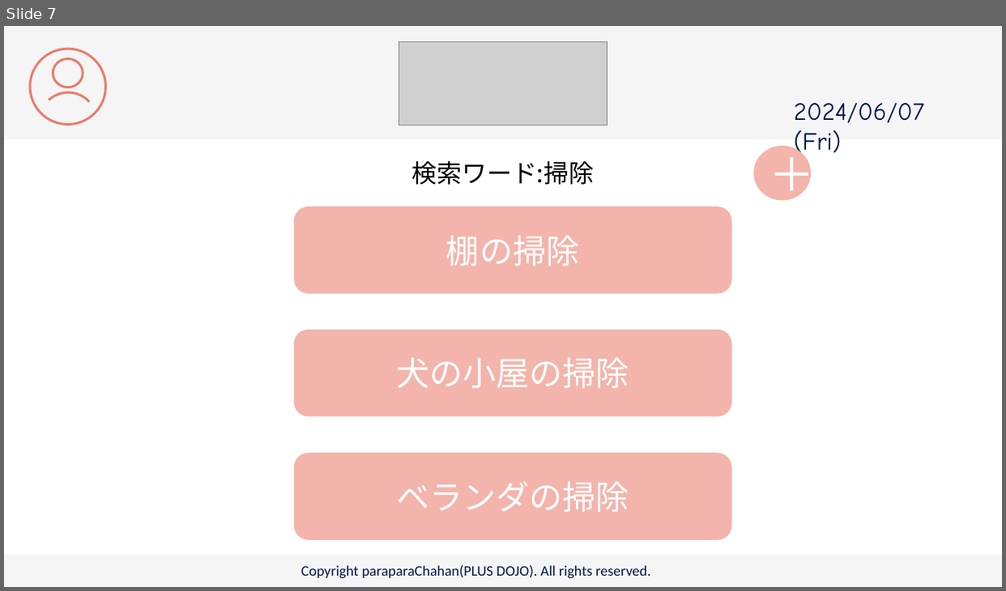
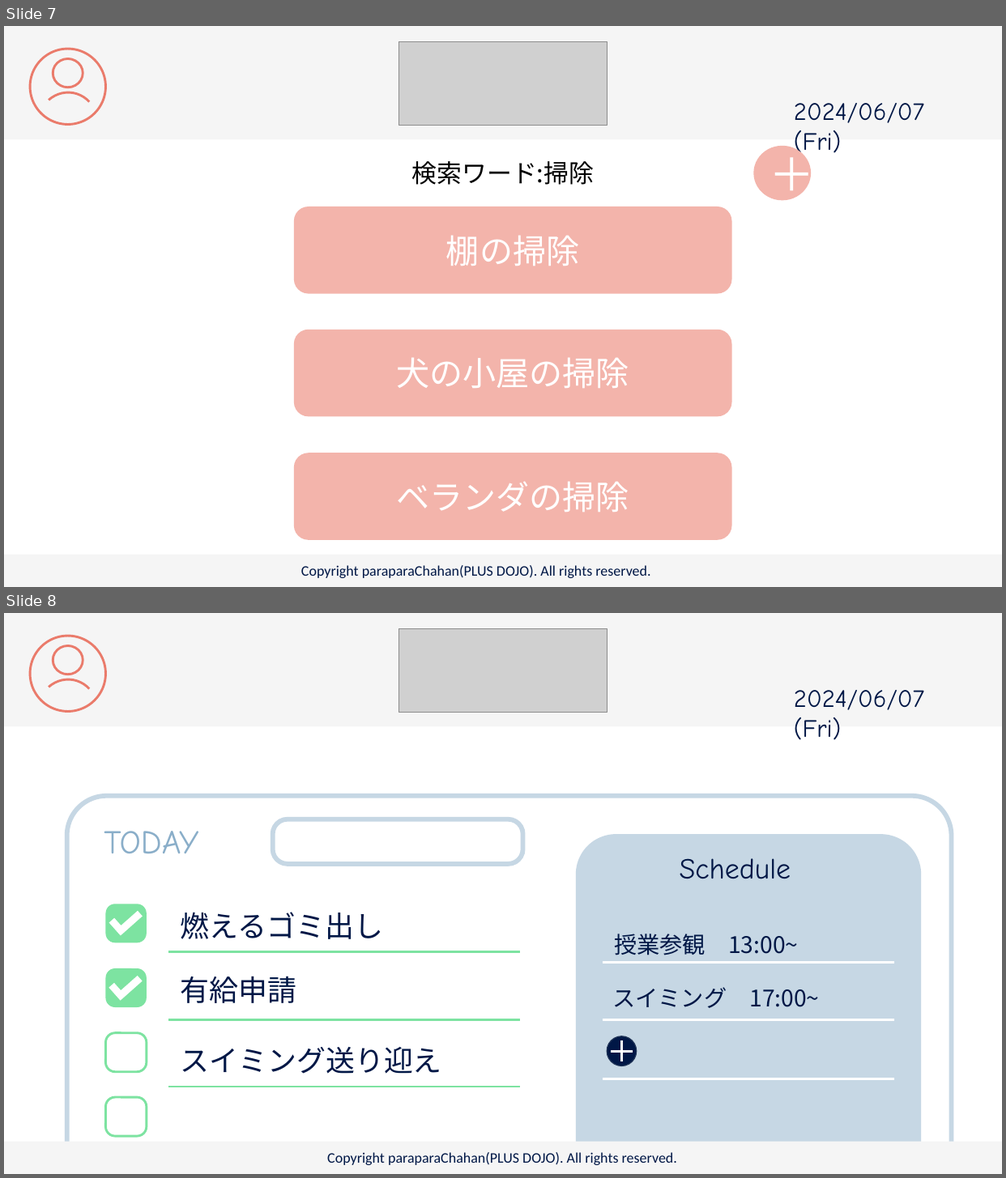
Before and after one commit to plusdojo2024/C2, a slide deck: doc/13_外部設計/famiLink 画面デザイン.pptx. Shown one above the other, each under a label of ours: slide 7 before the commit, slides 7 and 8 after it. The pictures are 1006x591 and 1006x1178 pixels, drawn with LibreOffice and Linux fonts; fonts in the diff are those of the drawing; grey boxes stand for pictures. Boxes give left, top, right and bottom in pixels: in the first picture for what was removed or moved away, otherwise in the second. Text is boxed around its words. In the diff, an @@ line names an element or a change of style, - is before the commit and + after.

```diff
--- a/doc/13_外部設計/famiLink 画面デザイン.pptx
+++ b/doc/13_外部設計/famiLink 画面デザイン.pptx
@@ slide 8 added at (4, 613, 1002, 1174), background #FFFFFF @@
@@ rectangle added at (4, 613, 1002, 726), fill #F5F5F5 @@
@@ ellipse added at (30, 636, 106, 711), outline #EA7B6B 2.25 pt @@
@@ picture added at (399, 629, 607, 713) @@
@@ ellipse added at (53, 646, 83, 675), outline #EA7B6B 2.25 pt @@
@@ arc (boxed as its full ellipse) added at (27, 667, 108, 748), outline #EA7B6B 2.25 pt @@
@@ text added at (794, 690, 924, 740), 24 pt, text #001746 @@
+2024/06/07 (Fri)
@@ round same rect added at (67, 796, 952, 1168), outline #C6D7E4 4.5 pt @@
@@ text added at (104, 831, 198, 854), 32 pt, text #8AAEC9 @@
+TODAY
@@ rounded rectangle added at (273, 820, 522, 865), outline #C6D7E4 4.5 pt @@
@@ round same rect added at (576, 835, 921, 1174), fill #C6D7E4 @@
@@ text added at (680, 858, 791, 879), 28 pt, text #001746 @@
+Schedule
@@ rounded rectangle added at (106, 905, 147, 943), fill #7DE3A1 @@
@@ corner added at (110, 905, 143, 935), fill #FFFFFF, outline #FFFFFF 1 pt @@
@@ text added at (181, 912, 383, 939), 28 pt, text #001746 @@
+燃えるゴミ出し
@@ line added from (168, 952) to (520, 952), #7DE3A1 2.25 pt @@
@@ text added at (614, 934, 798, 956), 22 pt, text #001746 @@
+授業参観 13:00~
@@ rounded rectangle added at (106, 969, 147, 1007), fill #7DE3A1 @@
@@ corner added at (110, 969, 143, 1000), fill #FFFFFF, outline #FFFFFF 1 pt @@
@@ text added at (181, 976, 297, 1003), 28 pt, text #001746 @@
+有給申請
@@ line added from (603, 963) to (894, 963), #FFFFFF 2.25 pt @@
@@ text added at (612, 987, 819, 1008), 22 pt, text #001746 @@
+スイミング 17:00~
@@ line added from (168, 1020) to (520, 1020), #7DE3A1 2.25 pt @@
@@ line added from (603, 1020) to (894, 1020), #FFFFFF 2.25 pt @@
@@ rounded rectangle added at (106, 1033, 147, 1072), outline #7DE3A1 2.25 pt @@
@@ text added at (181, 1047, 442, 1074), 28 pt, text #001746 @@
+スイミング送り迎え
@@ ellipse added at (607, 1037, 636, 1067), fill #001746, outline #1E3256 1 pt @@
@@ line added from (621, 1063) to (621, 1041), #FFFFFF 2.25 pt @@
@@ line added from (612, 1052) to (633, 1052), #FFFFFF 2.25 pt @@
@@ rounded rectangle added at (106, 1097, 147, 1136), outline #7DE3A1 2.25 pt @@
@@ line added from (168, 1087) to (520, 1087), #7DE3A1 2.25 pt @@
@@ line added from (603, 1080) to (894, 1080), #FFFFFF 2.25 pt @@
@@ rectangle added at (4, 1142, 1002, 1174), fill #F5F5F5 @@
@@ text added at (327, 1152, 677, 1165), 14 pt, text #001746 @@
+Copyright paraparaChahan(PLUS DOJO). All rights reserved.
```
Also in this commit, not shown: 5 other slides added.
